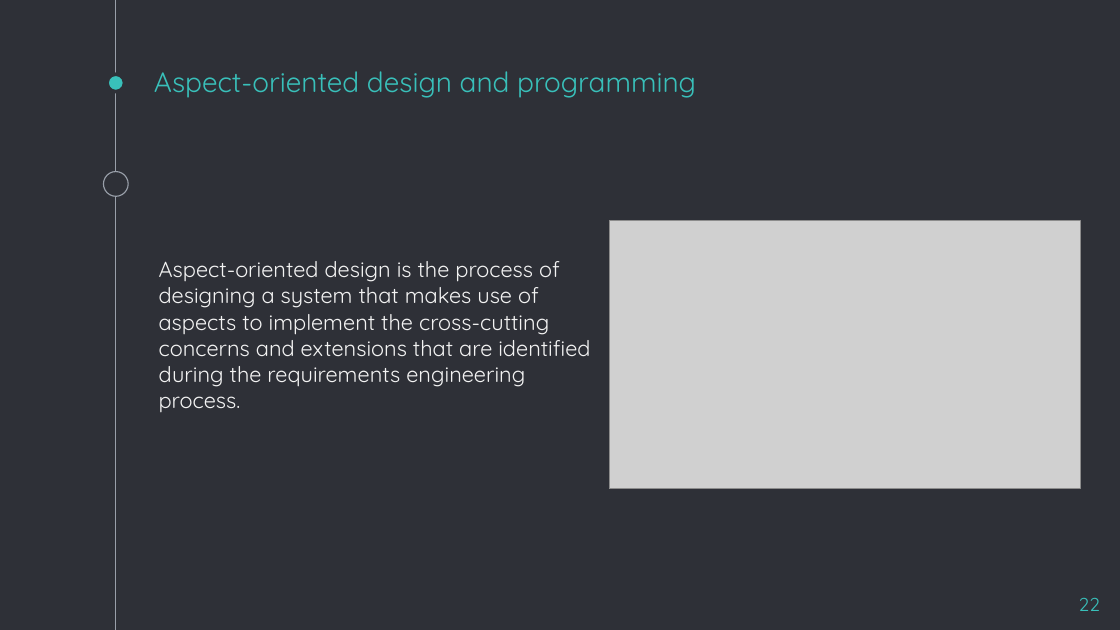
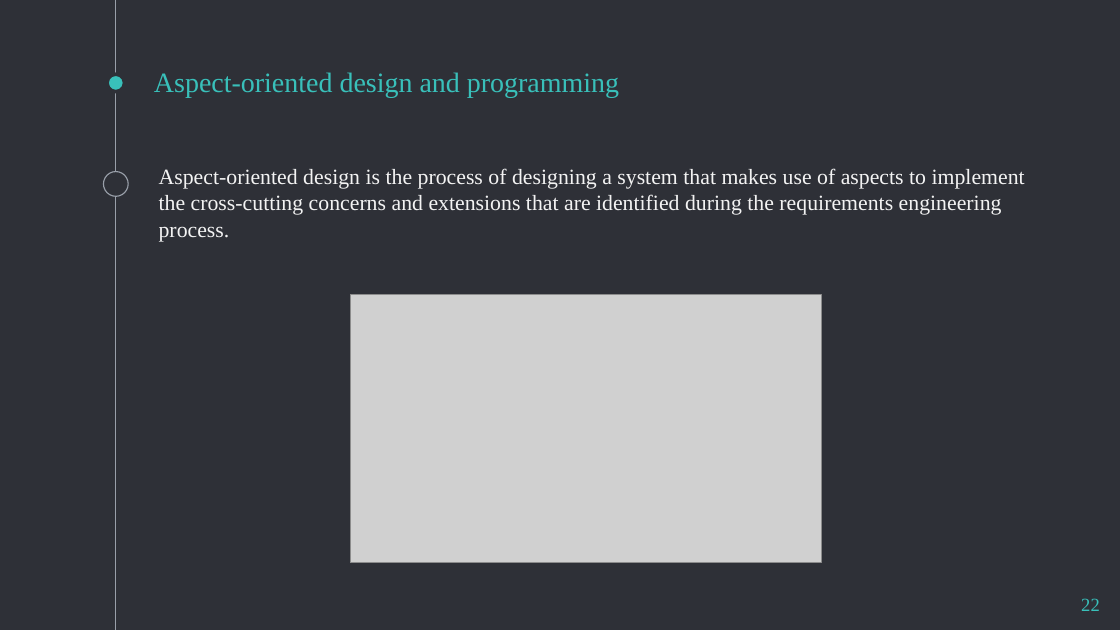
Before and after one commit to amirjani/methodology-confress, a slide deck: slide 22 of Aspect-Oriented-Software-Development.pptx. Drawn at 1120x630 pixels with LibreOffice and Linux fonts; fonts in the diff are those of the drawing; grey boxes stand for pictures. Boxes give left, top, right and bottom in pixels: in the first picture for what was removed or moved away, otherwise in the second. Text is boxed around its words. In the diff, an @@ line names an element or a change of style, - is before the commit and + after.

```diff
--- a/Aspect-Oriented-Software-Development.pptx
+++ b/Aspect-Oriented-Software-Development.pptx
@@ font Quicksand to Times New Roman in 3 elements at (x1=154, y1=72, x2=619, y2=98), (x1=1081, y1=598, x2=1100, y2=611), (x1=159, y1=168, x2=1025, y2=242) @@
@@ text "Aspect-oriented design is the process ..." moved from (x1=159, y1=261, x2=590, y2=412) to (x1=159, y1=168, x2=1025, y2=242) @@
@@ picture moved from (x1=609, y1=221, x2=1081, y2=488) to (x1=351, y1=295, x2=822, y2=562) @@
```
Also in this commit, not shown: 19 other slides changed, 6 slides added, 1 slide removed, 7 other files.
